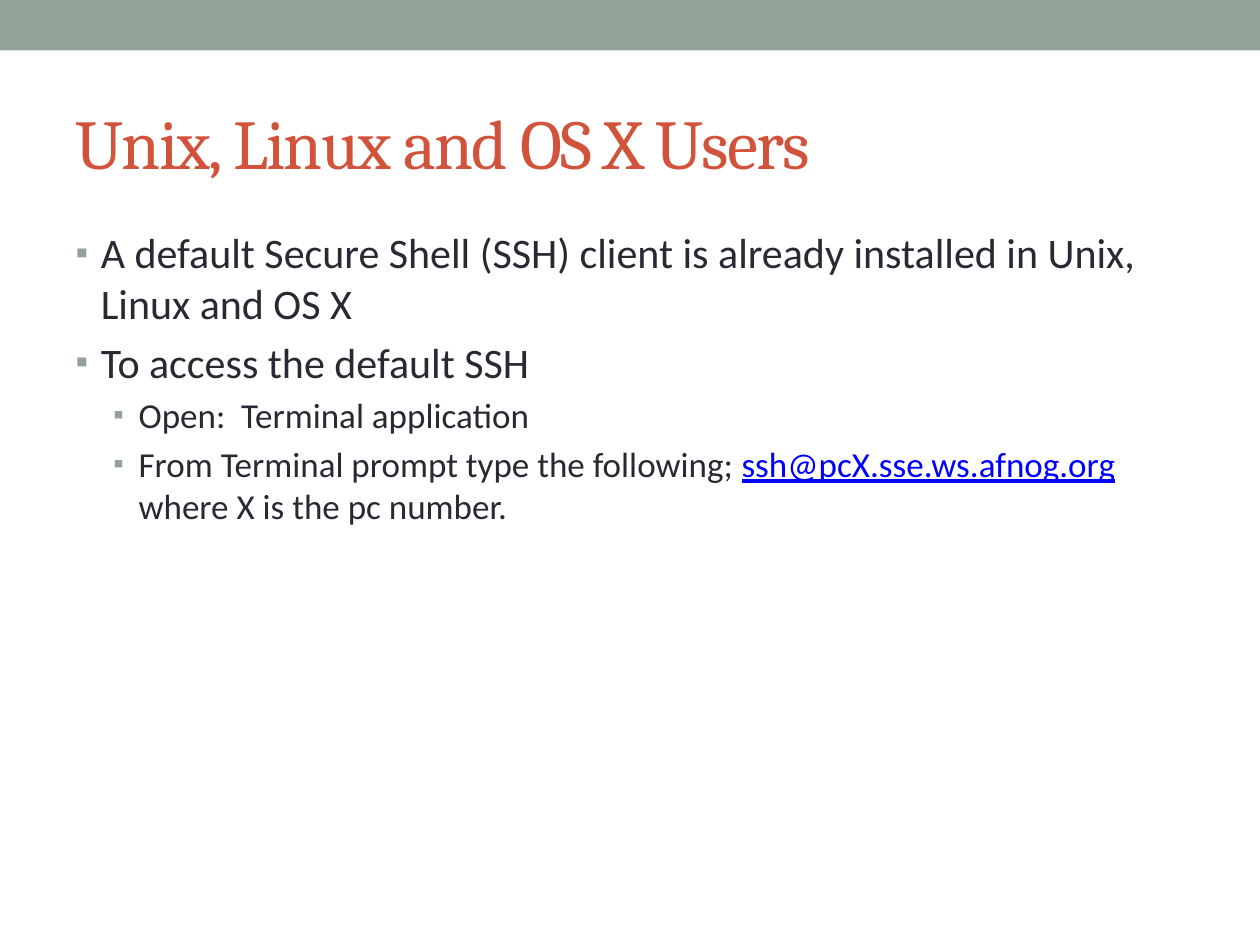
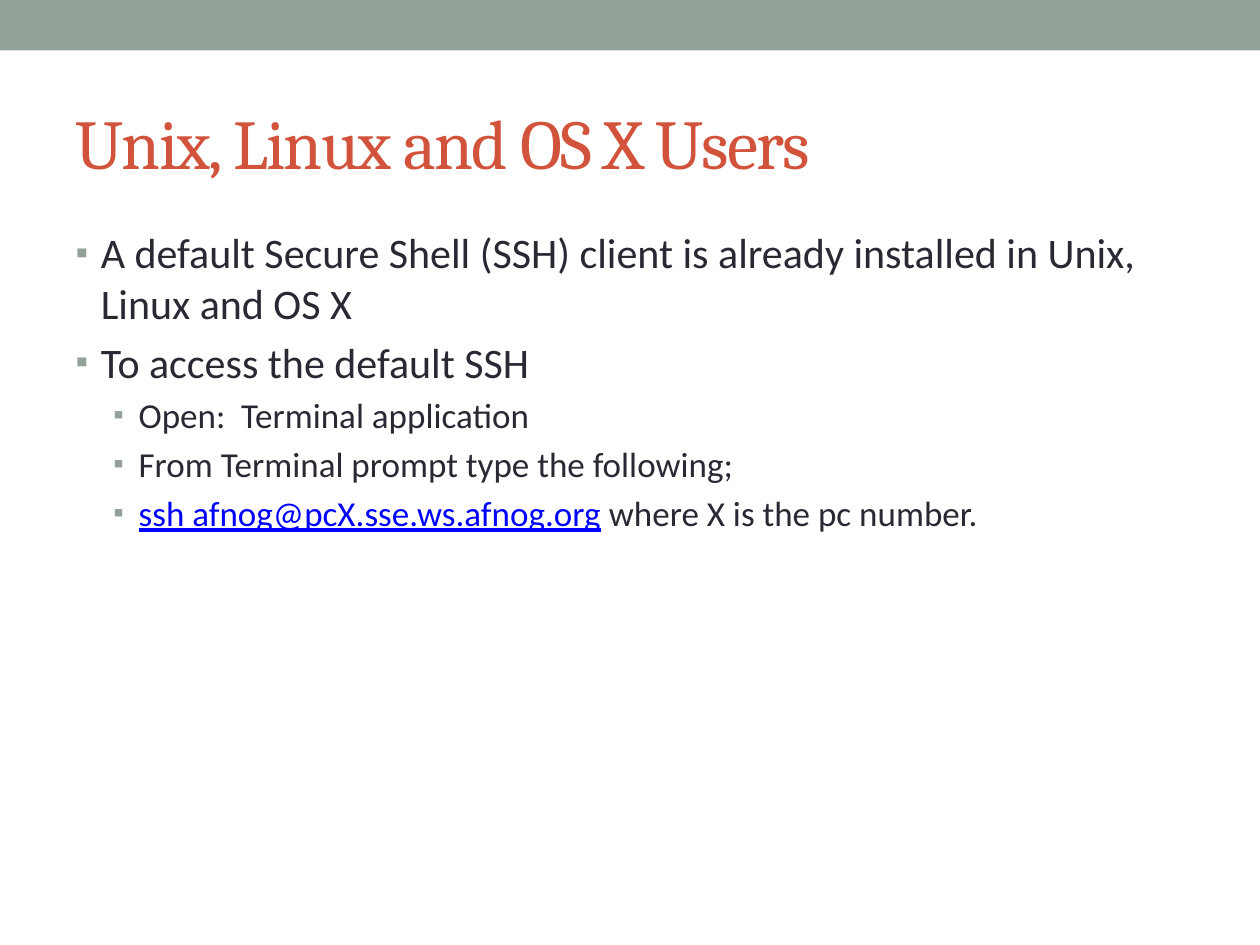
Before and after one commit to afnog/sse, a slide deck: slide 11 of intro/IntroPresentation.pptx. Drawn at 1260x945 pixels with LibreOffice and Linux fonts; fonts in the diff are those of the drawing. Boxes give left, top, right and bottom in pixels: in the first picture for what was removed or moved away, otherwise in the second. Text is boxed around its words. In the diff, an @@ line names an element or a change of style, - is before the commit and + after.

Commit message:
/ ‘intro/IntroPresentation.pptx’

```diff
--- a/intro/IntroPresentation.pptx
+++ b/intro/IntroPresentation.pptx
@@ text at bbox=[139, 452, 977, 532]: text changed @@
-  ▪ From Terminal prompt type the following; ssh@pcX.sse.ws.afnog.org where X is the pc number.
+  ▪ From Terminal prompt type the following;
+  ▪ ssh afnog@pcX.sse.ws.afnog.org where X is the pc number.
```
